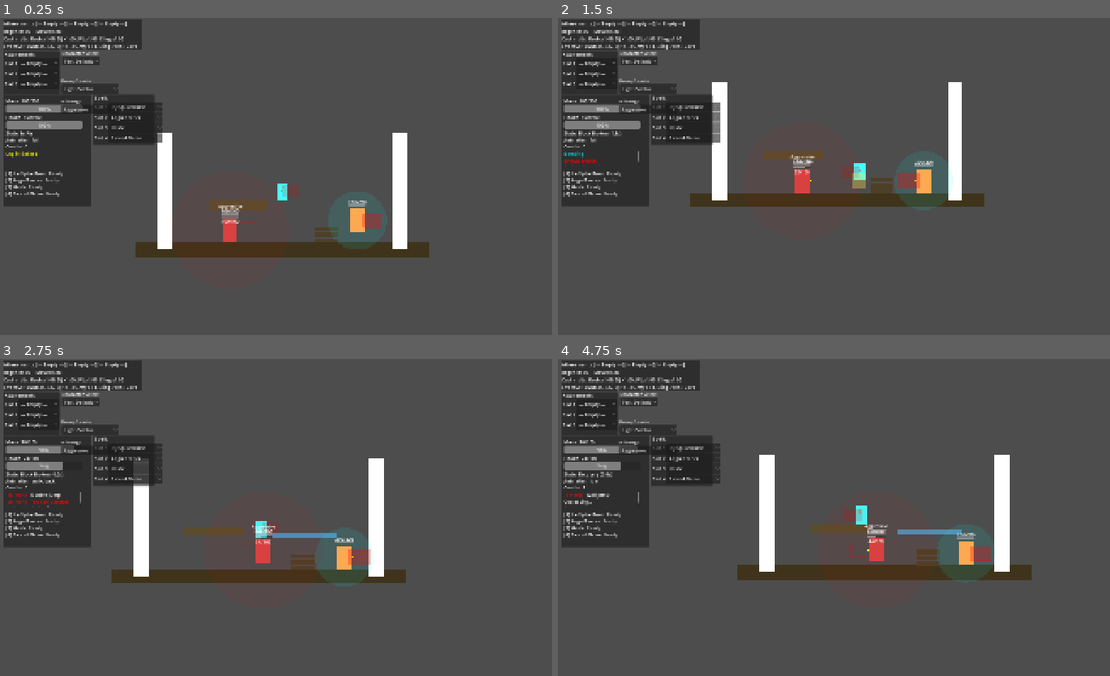
Above: before the commit, frames 1-4 (two rows, left to right).
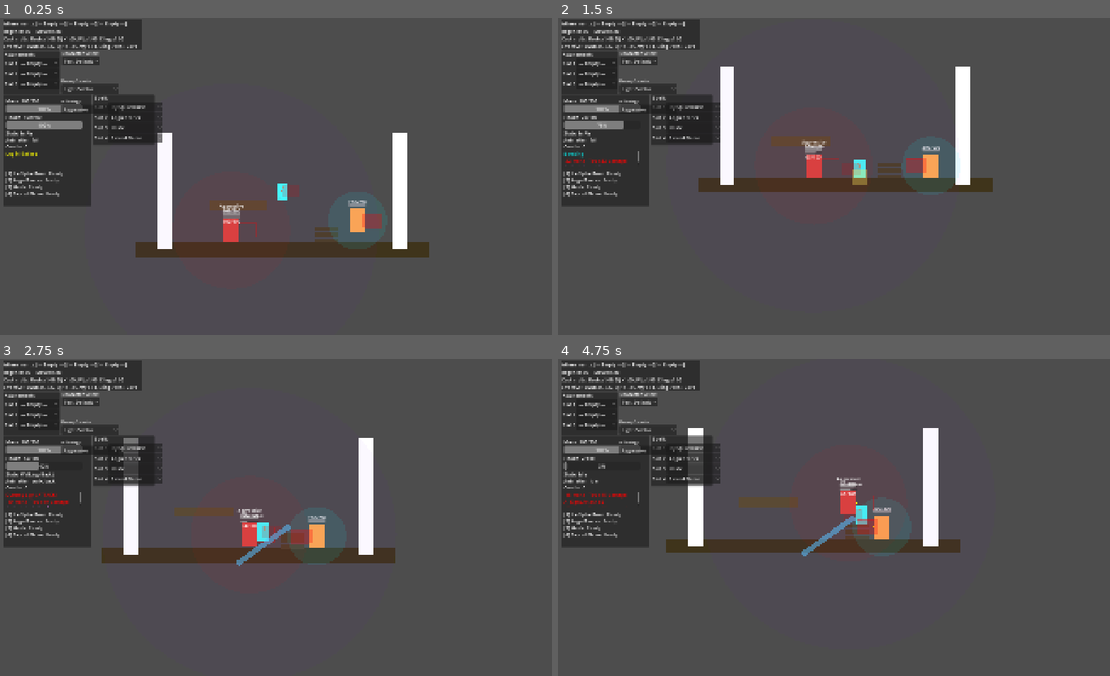
Above: after the commit, the same moments.

Repository: Korasyl/ManaBrawl
Game: Godot game, scene res://scenes/test_environment/test_environment.tscn
The game is run twice, just before and just after one commit, with the same random seed, the same clock (stepped at 60 frames per second) and the same inputs.
Inputs (mouse positions are in pixels of both pictures, inside the frame that each line leads up to):
- Up to frame 1 (0.25 s): no input
- Up to frame 2 (1.5 s): move the mouse to (966, 160) at 0.52 s; hold Alt (block) 0.53-1.28 s; hold D (move_right) from 0.53 s (still down); tap W (jump) at 0.77 s; move the mouse to (729, 192) at 1.27 s; tap S (crouch) at 1.35 s
- Up to frame 3 (2.75 s): tap W (jump) at 1.52 s; move the mouse to (336, 447) at 2.02 s; release D (move_right) at 2.03 s; hold A (move_left) from 2.03 s (still down); tap Space (dash) at 2.1 s
- Up to frame 4 (4.75 s): move the mouse to (811, 580) at 2.77 s; release A (move_left) at 2.78 s; hold D (move_right) 2.78-4.28 s; click (811, 580) at 2.85 s; tap W (jump) at 3.02, 3.77, 4.52 s; move the mouse to (1010, 565) at 3.52 s; hold Right mouse button (ranged_mode) 3.53-4.28 s; tap C (coalesce) at 4.15 s; move the mouse to (668, 469) at 4.27 s; hold A (move_left) from 4.28 s (still down); tap Shift (sprint) at 4.35 s

The runs differ from the first frame. In frame 1, 0.1% of the frame differs, in the area x 39-47%, y 58-71%; in frame 2, 8.1%; in frame 3, 9.4%; in frame 4, 11%, in the area x 0-86%, y 21-70%.

Commit message:
Add ranged detection area and strategy-driven Aegis Barrier placement
- Add RangedDetectionArea (500px radius) for spell/ranged target acquisition
- Keep existing DetectionArea (200px) for melee range reference
- Rewrite _place_spell() with strategy-specific behavior:
  - Defensive: places barrier vertically as a wall
  - Supportive: places barrier horizontally in the air as a platform
  - Aggressive: places barrier as angled ramp toward elevated targets
- Fix remaining max() -> maxf() calls to avoid Variant inference errors
- Draw ranged detection circle in debug view

https://claude.ai/code/session_01597tA9tFF5e3vLZD3MKf3K

Diff:
--- a/characters/ai_opponent.gd
+++ b/characters/ai_opponent.gd
@@ -33,6 +33,7 @@
 @onready var melee_hitbox: Area2D = $MeleeHitbox
 @onready var melee_collision: CollisionShape2D = $MeleeHitbox/CollisionShape2D
 @onready var detection_area: Area2D = $DetectionArea
+@onready var ranged_detection_area: Area2D = $RangedDetectionArea
 @onready var health_bar: ProgressBar = $HealthBar
 @onready var health_label: Label = $HealthLabel
 @onready var mana_bar: ProgressBar = $ManaBar
@@ -158,10 +159,10 @@
 	if melee_hitbox:
 		melee_hitbox.body_entered.connect(_on_melee_hitbox_body_entered)
 
-	# Detection area
-	if detection_area:
-		detection_area.body_entered.connect(_on_target_detected)
-		detection_area.body_exited.connect(_on_target_lost)
+	# Detection areas — ranged area manages target acquisition/loss
+	if ranged_detection_area:
+		ranged_detection_area.body_entered.connect(_on_target_detected)
+		ranged_detection_area.body_exited.connect(_on_target_lost)
 
 	original_color = color_rect.color if color_rect else Color(0.85, 0.25, 0.25)
 	spawn_position = global_position
@@ -555,7 +556,7 @@
 		_do_wall_jump()
 
 	# If far enough away and low mana, transition to recover
-	if dist > 200.0 and (current_mana / max(1.0, stats.max_mana)) < strat.coalesce_mana_threshold:
+	if dist > 200.0 and (current_mana / maxf(1.0, stats.max_mana)) < strat.coalesce_mana_threshold:
 		current_behavior = AIBehavior.RECOVER
 
 	_update_melee_hitbox_position()
@@ -584,7 +585,7 @@
 			velocity.x = move_toward(velocity.x, -dir * stats.walk_speed * 0.5, movement_data.ground_acceleration * delta)
 
 	# Stop recovering when mana is above threshold
-	if (current_mana / max(1.0, stats.max_mana)) > 0.7:
+	if (current_mana / maxf(1.0, stats.max_mana)) > 0.7:
 		_stop_coalescing()
 		current_behavior = AIBehavior.APPROACH
 
@@ -1015,20 +1016,29 @@
 
 	var strat := _get_strategy()
 	var dir_to_target: float = signf(target.global_position.x - global_position.x)
-
-	# Strategy-driven placement position
+	var target_above: bool = target.global_position.y < global_position.y - 30
+
 	var place_pos: Vector2
+	var place_rotation: float = 0.0
+
 	if strat.placement_defensiveness > 0.6:
-		# Defensive: place between self and target
-		place_pos = global_position + Vector2(dir_to_target * 60, 0)
+		# Defensive: place vertically as a WALL between self and target
+		place_pos = global_position + Vector2(dir_to_target * 60, -40)
+		place_rotation = PI / 2.0
 	elif strat.placement_defensiveness < 0.4:
-		# Aggressive: place to cut off target's retreat
-		place_pos = target.global_position + Vector2(dir_to_target * 40, 0)
+		# Aggressive: when target is above, place as angled RAMP toward them
+		if target_above:
+			place_pos = global_position + Vector2(dir_to_target * 50, -10)
+			# Tilt ~36 degrees in the direction of the target so AI can run up
+			place_rotation = -dir_to_target * PI / 5.0
+		else:
+			# Target at same level or below — place offensively near target
+			place_pos = target.global_position + Vector2(-dir_to_target * 40, 0)
+			place_rotation = 0.0
 	else:
-		# Neutral: place at midpoint
-		place_pos = (global_position + target.global_position) * 0.5
-
-	var place_rotation := 0.0  # Upright by default
+		# Supportive/Attrition: place horizontally in the AIR as a PLATFORM
+		place_pos = global_position + Vector2(0, -120)
+		place_rotation = 0.0
 
 	var entity = spell.spell_scene.instantiate()
 	entity.global_position = place_pos
@@ -1419,8 +1429,9 @@
 		color_rect.modulate = Color.WHITE
 
 func _draw():
-	# Detection range
-	draw_circle(Vector2(0, -40), 200, Color(1, 0, 0, 0.05))
+	# Detection ranges
+	draw_circle(Vector2(0, -40), 200, Color(1, 0, 0, 0.05))   # Melee detection
+	draw_circle(Vector2(0, -40), 500, Color(0.5, 0, 1, 0.03)) # Ranged detection
 
 	# Hitbox debug
 	if melee_hitbox:
--- a/characters/ai_opponent.tscn
+++ b/characters/ai_opponent.tscn
@@ -10,6 +10,9 @@
 
 [sub_resource type="CircleShape2D" id="detect_shape"]
 radius = 200.0
+
+[sub_resource type="CircleShape2D" id="ranged_detect_shape"]
+radius = 500.0
 
 [sub_resource type="RectangleShape2D" id="melee_shape"]
 size = Vector2(70, 50)
@@ -47,6 +50,14 @@
 
 [node name="CollisionShape2D" type="CollisionShape2D" parent="DetectionArea"]
 shape = SubResource("detect_shape")
+
+[node name="RangedDetectionArea" type="Area2D" parent="."]
+position = Vector2(0, -40)
+collision_layer = 0
+collision_mask = 4
+
+[node name="CollisionShape2D" type="CollisionShape2D" parent="RangedDetectionArea"]
+shape = SubResource("ranged_detect_shape")
 
 [node name="MeleeHitbox" type="Area2D" parent="."]
 position = Vector2(50, -40)
